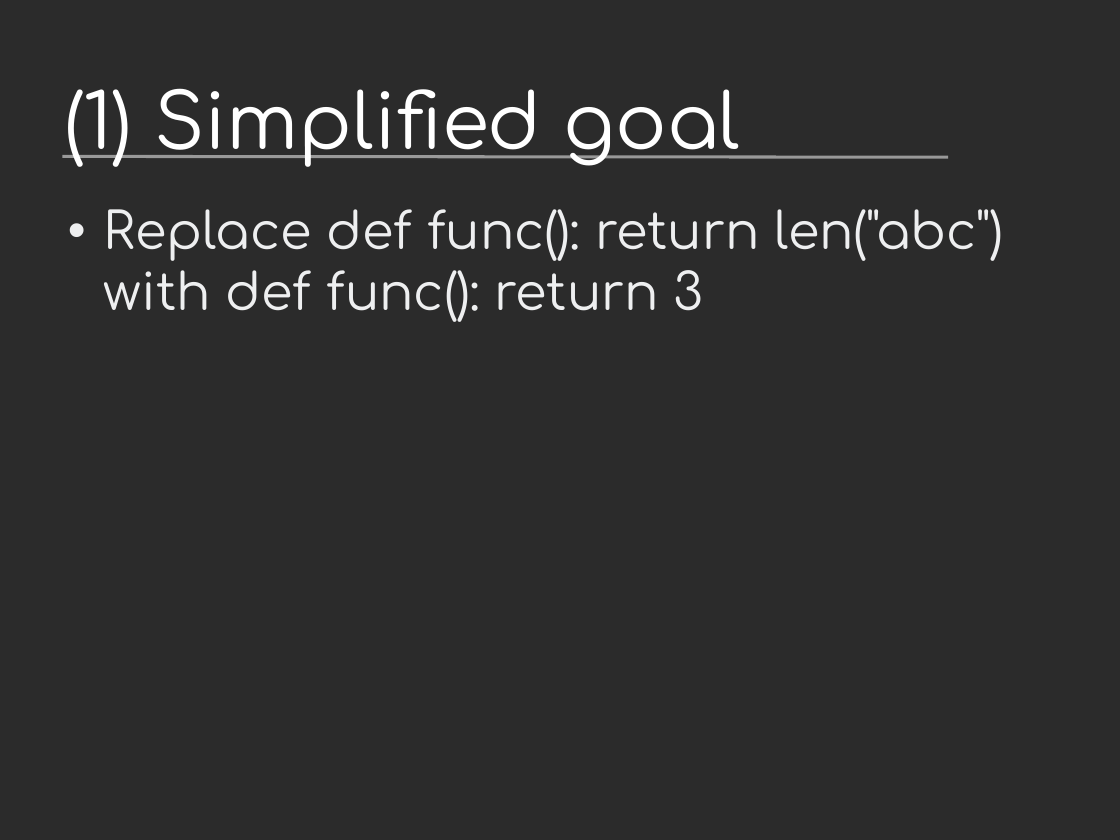
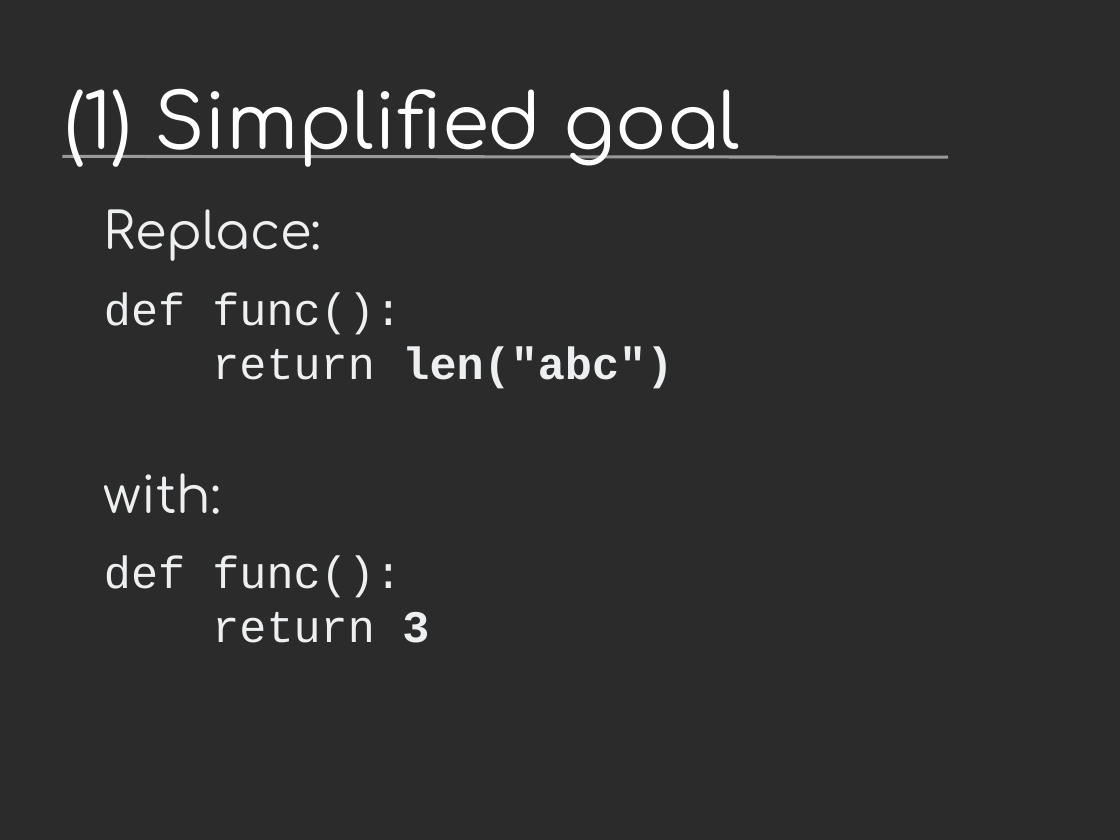
Before and after one commit to vstinner/talks, a slide deck: slide 7 of 2016-FOSDEM/fat_python.odp (slide 6 before the commit). Drawn at 1120x840 pixels with LibreOffice and Linux fonts; fonts in the diff are those of the drawing; background and template pictures are left out; a plain dark background stands for a picture behind light text. Boxes give left, top, right and bottom in pixels: in the first picture for what was removed or moved away, otherwise in the second. Text is boxed around its words. In the diff, an @@ line names an element or a change of style, - is before the commit and + after.

Commit message:
FAT

```diff
--- a/2016-FOSDEM/fat_python.odp
+++ b/2016-FOSDEM/fat_python.odp
@@ text at (x1=104, y1=209, x2=673, y2=643): text changed; size 36 to 32 pt; font Comfortaa to Courier New @@
-• Replace def func(): return len("abc") with def func(): return 3
+Replace:
+def func():
+return len("abc")
+with:
+def func():
+return 3
```
Also in this commit, not shown: 8 other slides changed, 6 slides added, 2 slides removed.
